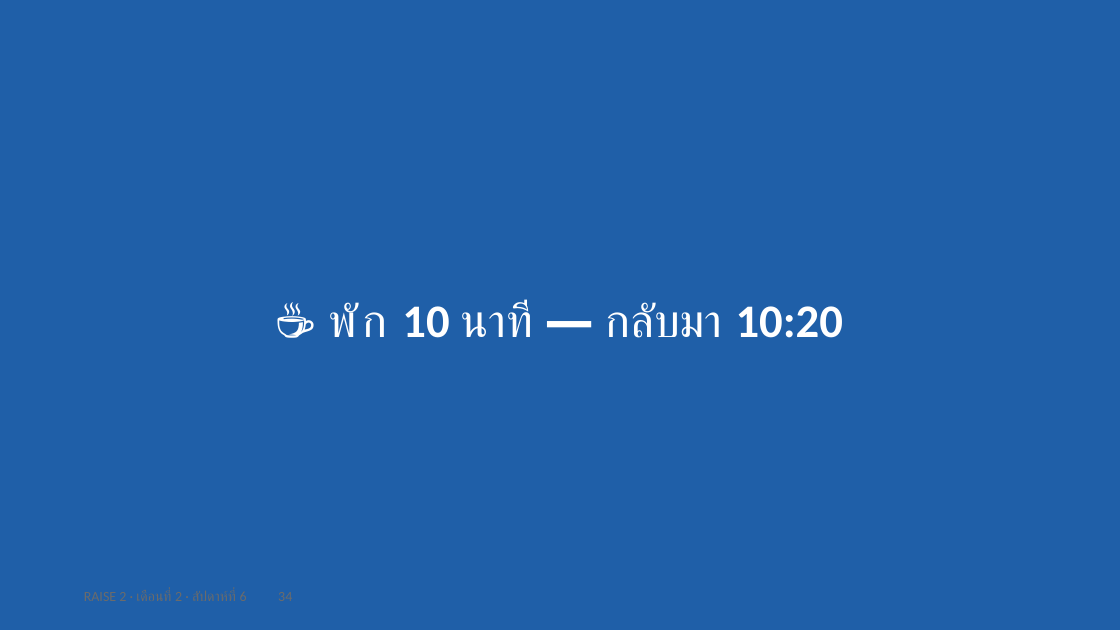
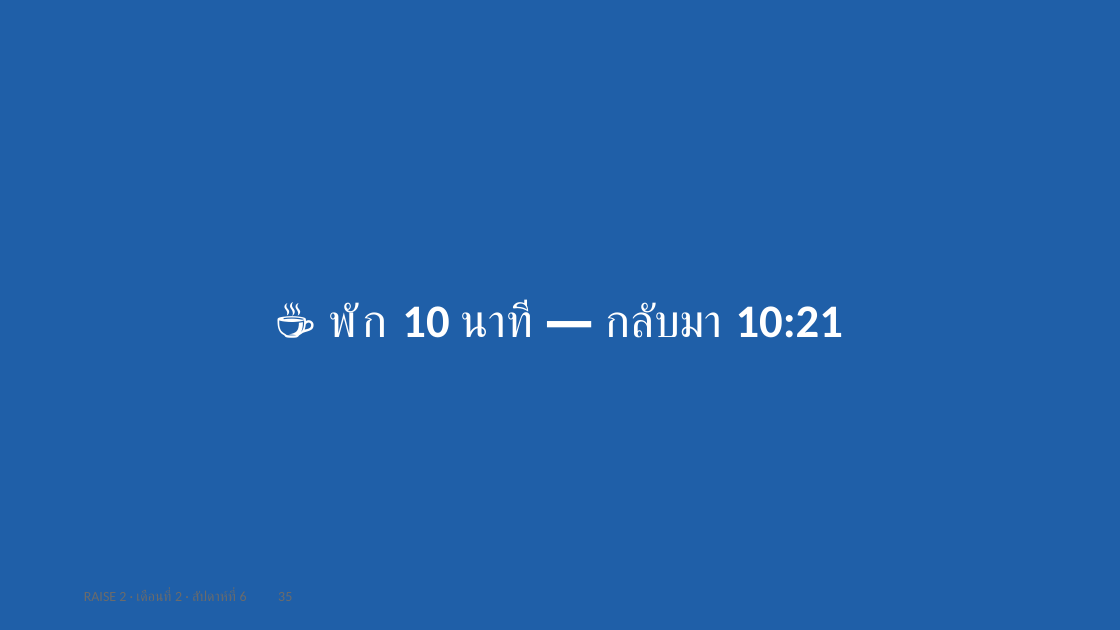
Before and after one commit to cnacha-mfu/raise2-module2, a slide deck: slide 35 of materials/week6/w6-slides.pptx (slide 34 before the commit). Drawn at 1120x630 pixels with LibreOffice and Linux fonts; fonts in the diff are those of the drawing. Boxes give left, top, right and bottom in pixels: in the first picture for what was removed or moved away, otherwise in the second. Text is boxed around its words. In the diff, an @@ line names an element or a change of style, - is before the commit and + after.

```diff
--- a/materials/week6/w6-slides.pptx
+++ b/materials/week6/w6-slides.pptx
@@ text at (329, 301, 843, 338): text changed @@
-☕ พัก 10 นาที — กลับมา 10:20
+☕ พัก 10 นาที — กลับมา 10:21
```
Also in this commit, not shown: 52 other slides changed, 5 slides added, 3 slides removed, 27 other files.
